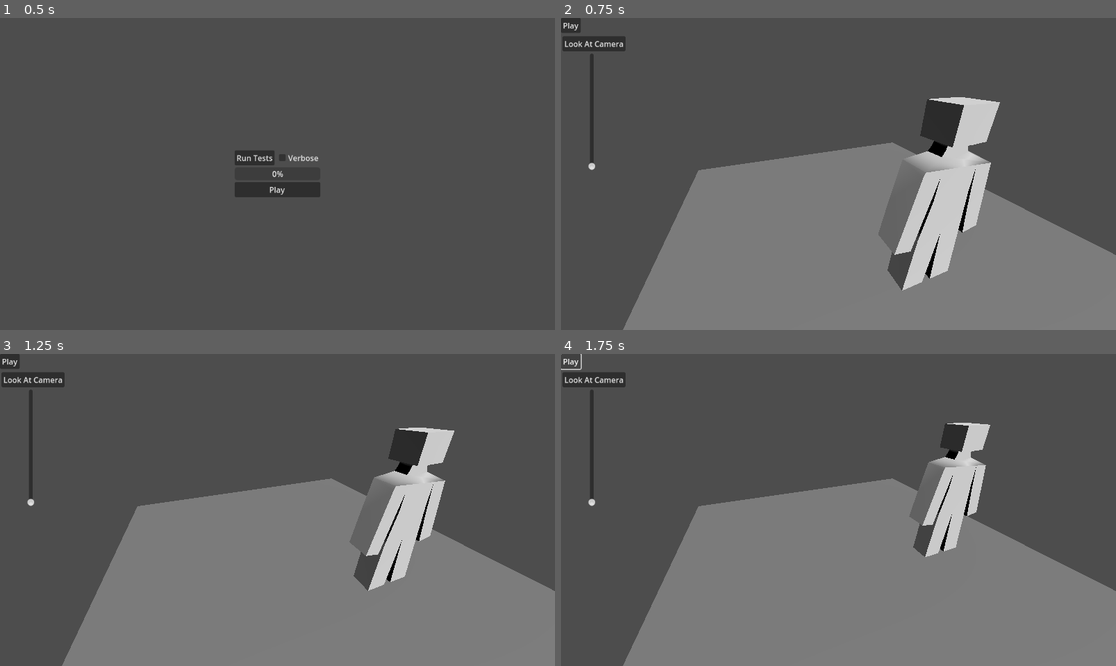
Above: before the commit, frames 1-4 (two rows, left to right).
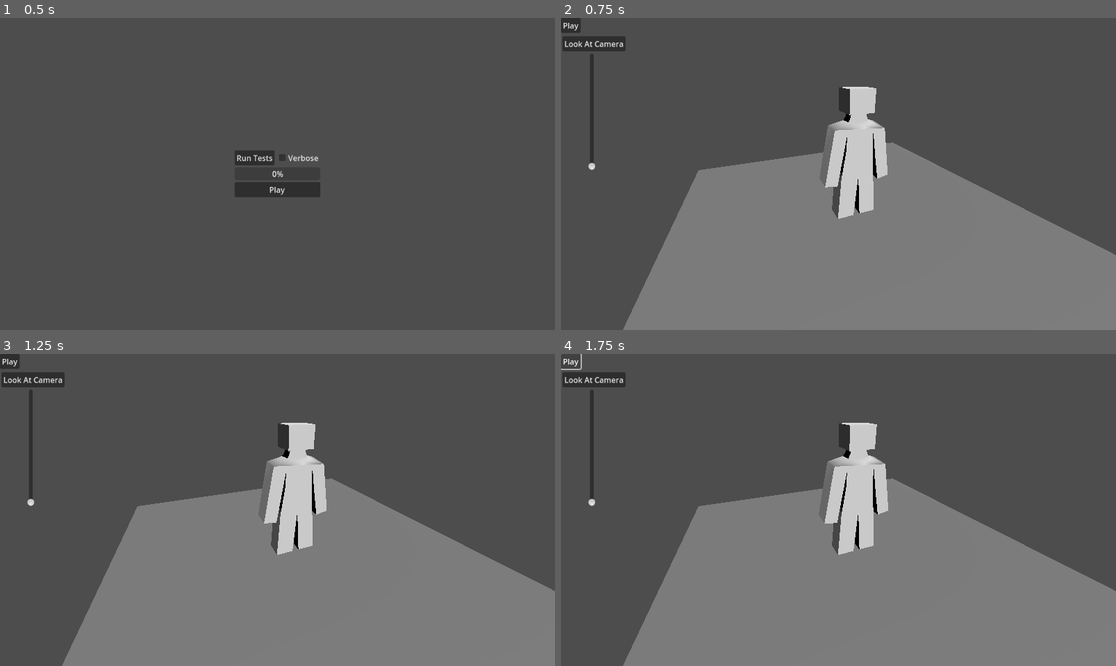
Above: after the commit, the same moments.

Repository: Kibibibit/tomotown
Game: Godot game, scene res://scenes/loading_screen/loading_screen.tscn
The game is run twice, just before and just after one commit, with the same random seed, the same clock (stepped at 60 frames per second) and the same inputs.
Inputs:
- Up to frame 1 (0.5 s): no input
- Up to frame 2 (0.75 s): click "Play" at 0.5 s
- Up to frame 3 (1.25 s): no input
- Up to frame 4 (1.75 s): click "Play" at 1.25 s

Frame 1 is identical in both runs. In frame 2, 10% of the frame differs, in the area x 47-80%, y 22-88%; in frame 3, 8.6%; in frame 4, 7.0%.

Commit message:
Islander voice gen is now positioned at head bone

Diff:
--- a/scenes/islander_room/islander_room.gd
+++ b/scenes/islander_room/islander_room.gd
@@ -15,17 +15,13 @@
 @onready
 var eye_height: VSlider = $VSlider
 
-var i = 0.0
 # Called when the node enters the scene tree for the first time.
 func _ready() -> void:
 	play_button.button_up.connect(_play)
 	look_button.button_up.connect(_look_at_camera)
 
-func _process(delta: float) -> void:
+func _process(_delta: float) -> void:
 	islander.eye_height = eye_height.value
-	islander.position.x = sin(i)*5.0
-	islander.position.z = cos(i)*5.0
-	i += delta
 
 func _play() -> void:
 	islander.say("The quick brown fox jumps over the lazy dog")
--- a/scenes/prefabs/islander.gd
+++ b/scenes/prefabs/islander.gd
@@ -4,5 +4,9 @@
 @onready
 var voice_gen: VoiceGen3D = $VoiceGen3D
 
+func _process(delta: float) -> void:
+	voice_gen.transform = skeleton.get_bone_global_pose(head_bone)
+	super(delta)
+
 func say(text:String) -> void:
 	voice_gen.play(text)
--- a/scripts/nodes/creature.gd
+++ b/scripts/nodes/creature.gd
@@ -29,9 +29,8 @@
 func _process(_delta: float) -> void:
 	_move_head(_delta)
 
-
 # makes this creature walk to a specific spot
-func set_move_target(location: Vector2) -> void:
+func set_move_target(_location: Vector2) -> void:
 	pass
 
 # makes this creature look at a specific point
